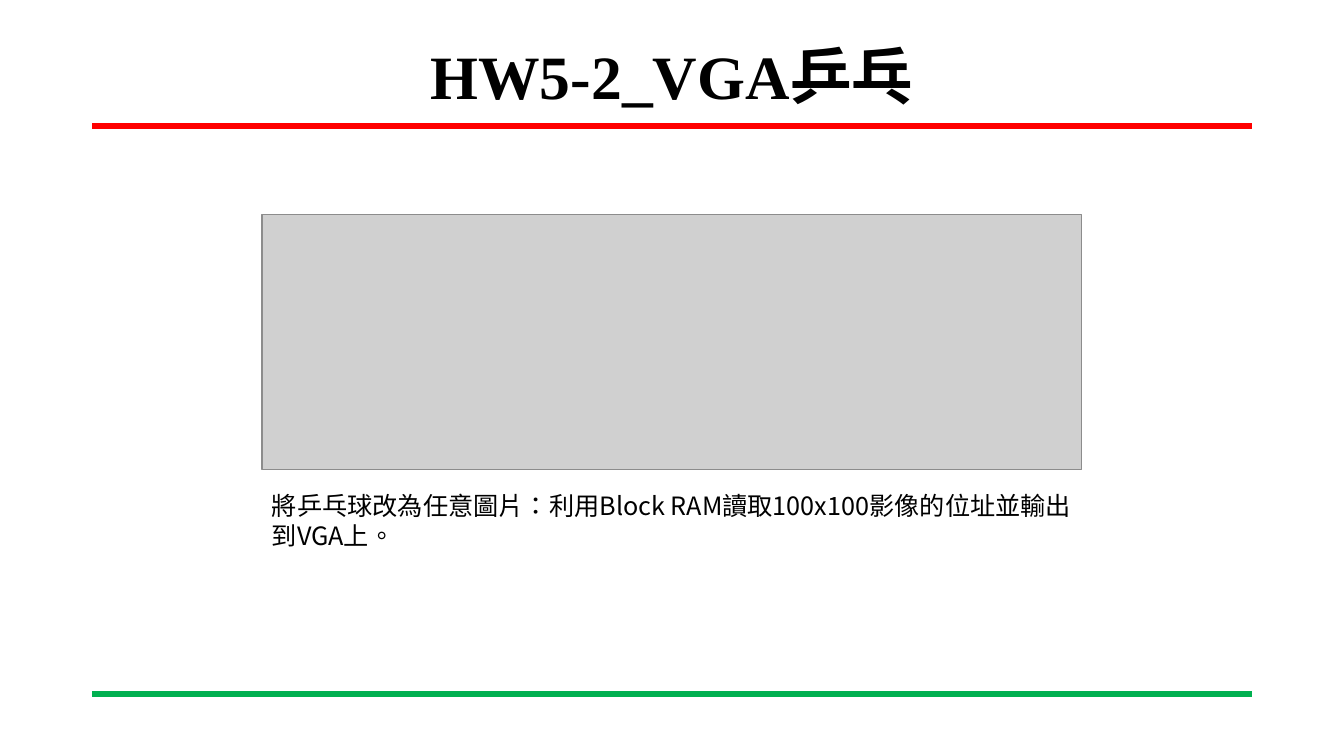
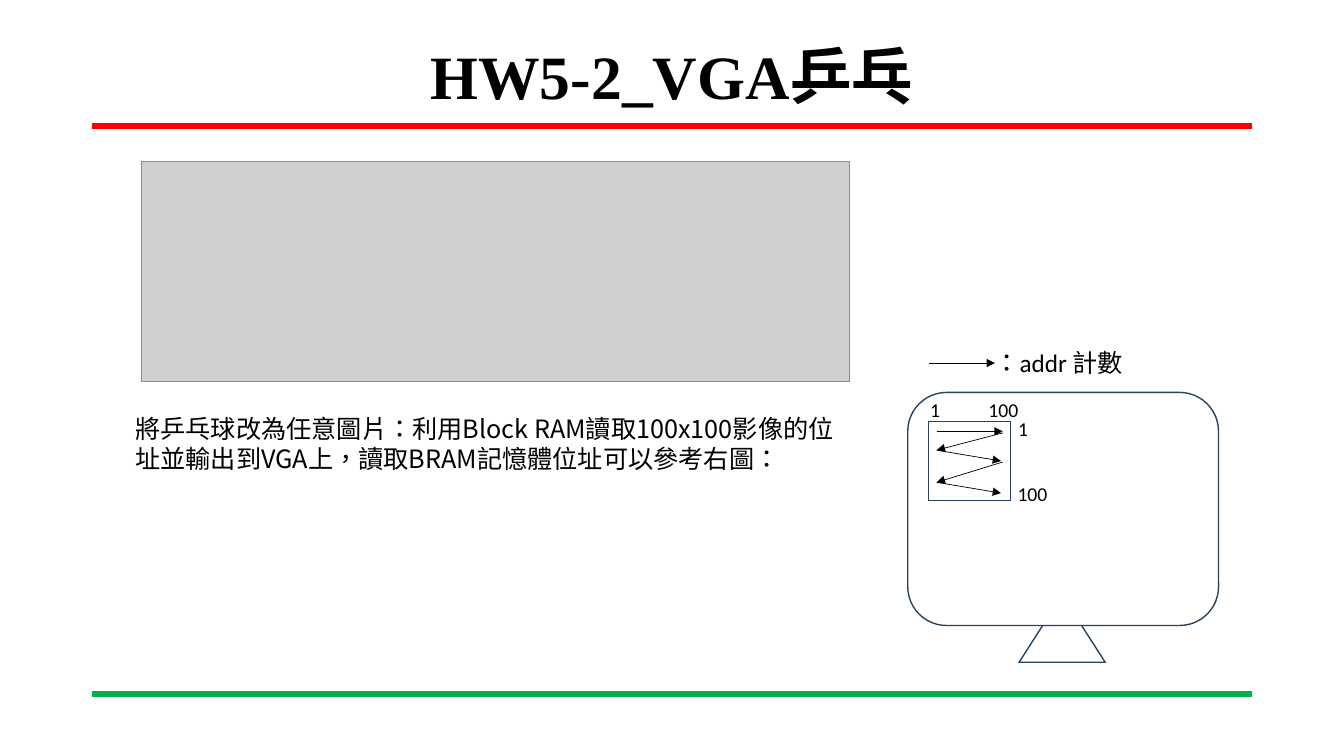
Before and after one commit to CCH147/FPGA_Course, a slide deck: slide 4 of HW5/HW5-2_vga_pingpong/HW5-2_vga_pingpong.pptx. Drawn at 1344x756 pixels with LibreOffice and Linux fonts; fonts in the diff are those of the drawing; grey boxes stand for pictures; background and template pictures are left out. Boxes give left, top, right and bottom in pixels: in the first picture for what was removed or moved away, otherwise in the second. Text is boxed around its words. In the diff, an @@ line names an element or a change of style, - is before the commit and + after.

Commit message:
Update HW5-2 ppt

```diff
--- a/HW5/HW5-2_vga_pingpong/HW5-2_vga_pingpong.pptx
+++ b/HW5/HW5-2_vga_pingpong/HW5-2_vga_pingpong.pptx
@@ picture: place and size @@
-picture at box(262, 215, 1082, 470)
+picture at box(142, 161, 851, 381)
@@ text added at box(994, 350, 1123, 374), 18 pt, text #000000 @@
+：addr 計數
@@ arrow added from (929, 363) to (995, 363), #000000 0.5 pt @@
@@ text at box(135, 416, 779, 470): text changed @@
-將乒乓球改為任意圖片：利用Block RAM讀取100x100影像的位址並輸出到VGA上。
+將乒乓球改為任意圖片：利用Block RAM讀取100x100影像的位址並輸出到VGA上，讀取BRAM記憶體位址可以參考右圖：
@@ group added at box(908, 392, 1219, 662): 5 arrows, 4 texts, 1 triangle, 1 rounded rectangle, 1 rectangle @@
+1
+100
+1
+100
```
Also in this commit, not shown: 1 other file.
